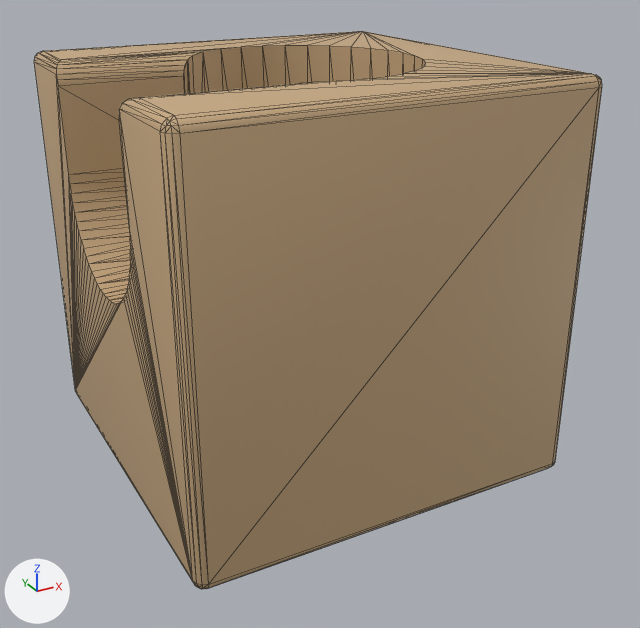
Renders of the Blender file assets-source/kit/blk_drop_l2/blk_drop_l2_low.blend from each side of a commit.
Rendered twice from a 50 mm camera at (-0.0581, -0.1128, 0.0768) aimed at (0.0015, -0.0045, 0.0227). Arrows for +X, +Y and +Z are at lower left; the lights stay in place. The picture after the commit comes second. Mesh edges are drawn as thin lines. Objects named as collision shapes, trigger or cutter boxes, shadow casters or lower levels of detail are left out.

The first picture shows 'blk_drop_l2_lod0'.
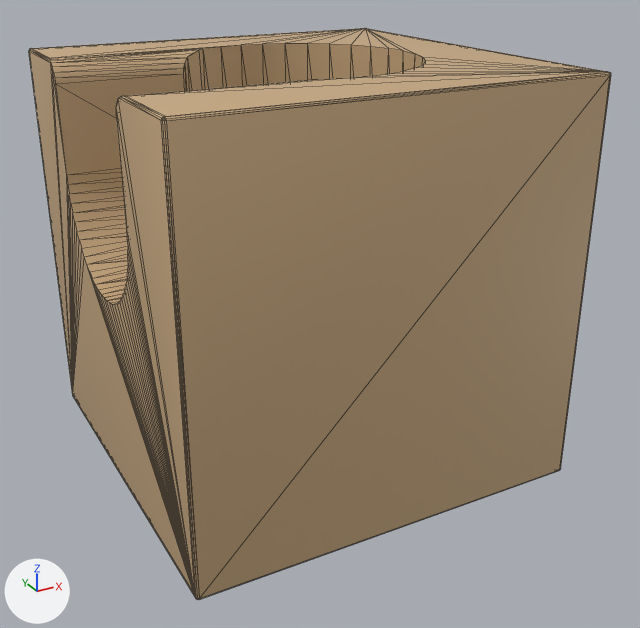
Location of each change, [x1, y1, x2, y2] in pixels of the pictures (640 x 628 px; the box of a moved part takes in the faces that stretch with it):
```json
{"object": "blk_drop_l2_lod0", "change": "reshaped", "before": [34, 31, 602, 589], "after": [29, 28, 611, 600]}
{"part": 1, "of": "me_blk_drop_l2_lod0", "change": "moved or reshaped", "before": [34, 49, 583, 587], "after": [29, 47, 602, 599]}
```

The change, as JSON lines over the scene's bpy script:
```json
{"block": "me_blk_drop_l2_lod0", "where": "# used by ob_blk_drop_l2_lod0; parent = ob_blk_drop_l2; location = (0.0, 0.0, 0.0)"}
{"op": "remove", "block": "me_blk_drop_l2_lod0", "code": "me_blk_drop_l2_lod0.from_pydata(...)  # 320 vertices, 637 faces; spans x -0.0295..0.0295, y -0.0295..0.0295, z 0.0005..0.0595"}
{"op": "add", "block": "me_blk_drop_l2_lod0", "code": "me_blk_drop_l2_lod0.from_pydata(...)  # 322 vertices, 641 faces; spans x -0.0298..0.0298, y -0.0298..0.0298, z 0.0002..0.0598"}
{"block": "me_blk_drop_l2_lod0", "change": "me_blk_drop_l2_lod0 part 1"}
{"block": "me_blk_drop_l2_lod0", "change": "37 vertices are removed from x -0.0295..-0.0057, y -0.0287..0.028, z 0.002..0.0595"}
{"block": "me_blk_drop_l2_lod0", "change": "143 faces are deleted"}
{"block": "me_blk_drop_l2_lod0", "change": "32 vertices in x -0.016..0.016, y -0.016..0.016, z 0.0005 move by (0.0, 0.0, -0.0003)"}
{"block": "me_blk_drop_l2_lod0", "change": "30 vertices in x -0.0295, y -0.014..0.0139, z 0.03..0.044 move by (-0.0003, 0.0, 0.0)"}
{"block": "me_blk_drop_l2_lod0", "change": "22 vertices in x -0.0112..0.018, y -0.018..0.018, z 0.0565..0.0595 move by (0.0, 0.0, 0.0003)"}
{"block": "me_blk_drop_l2_lod0", "change": "3 vertices in x -0.0295, y -0.0144..-0.014, z 0.0565..0.058 move by (-0.0003, 0.0, 0.0003)"}
{"block": "me_blk_drop_l2_lod0", "change": "92 vertices move from x -0.0293..0.0295, y -0.0295..0.0295, z 0.0005..0.0595 to x -0.0298..0.0298, y -0.0298..0.0298, z 0.0002..0.0598"}
{"block": "me_blk_drop_l2_lod0", "change": "39 vertices are added at x -0.0298..-0.0057, y -0.0296..0.0294, z 0.0006..0.0598"}
{"block": "me_blk_drop_l2_lod0", "change": "147 new faces join them"}
```
